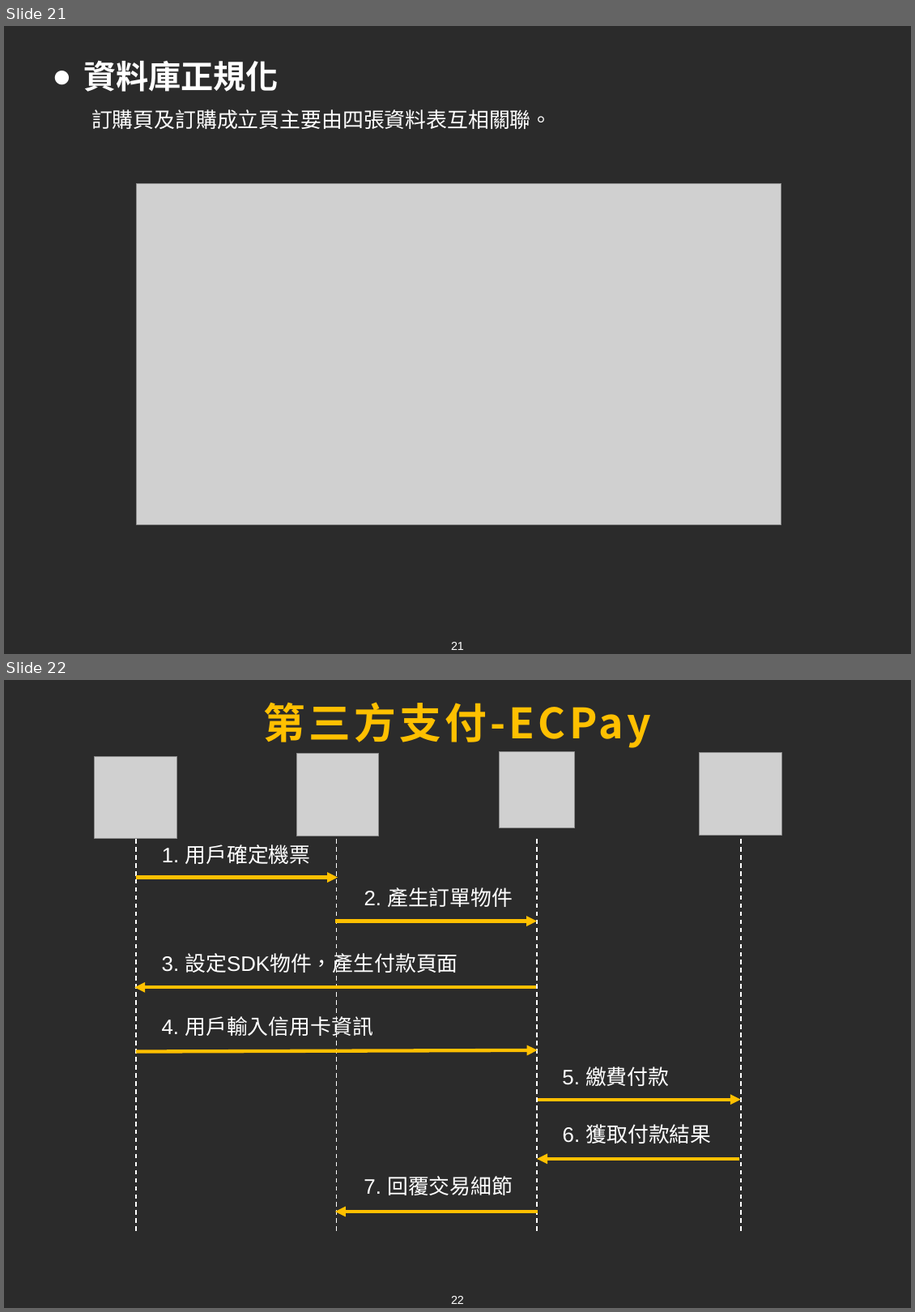
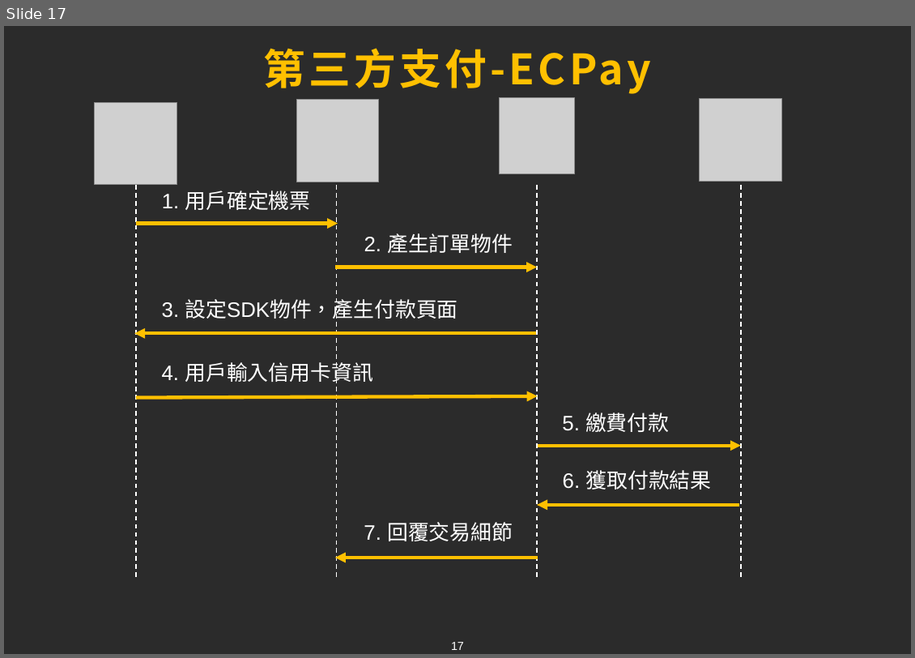
Before and after one commit to chen96026/Air, a slide deck: Final/Travel Nest.pptx. Shown one above the other, each under a label of ours: slides 21 and 22 before the commit, slide 17 after it. The pictures are 915x1312 and 915x658 pixels, drawn with LibreOffice and Linux fonts; fonts in the diff are those of the drawing; grey boxes stand for pictures; background and template pictures are left out; a plain dark background stands for a picture behind light text. Boxes give left, top, right and bottom in pixels: in the first picture for what was removed or moved away, otherwise in the second. Text is boxed around its words. In the diff, an @@ line names an element or a change of style, - is before the commit and + after.

```diff
--- a/Final/Travel Nest.pptx
+++ b/Final/Travel Nest.pptx
@@ slide 21 removed at (4, 26, 911, 654), background picture (left out); not listed: 1 template element that a slide beside it also shows @@
@@ text removed at (83, 60, 279, 92) @@
-● 資料庫正規化
@@ text removed at (91, 109, 552, 129) @@
-訂購頁及訂購成立頁主要由四張資料表互相關聯。
@@ picture removed at (137, 183, 782, 525) @@
@@ what was slide 22 is now slide 17 @@
@@ page number at (451, 642, 464, 650): text changed @@
-22
+17
```
Also in this commit, not shown: 11 slides changed, 14 slides added, 2 other slides removed.
